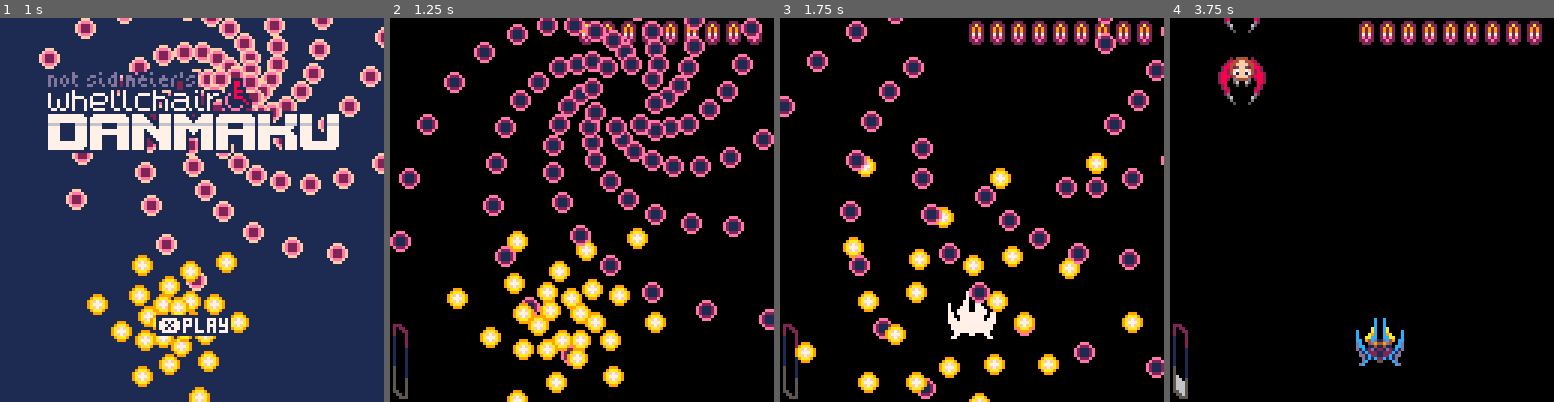
Above: before the commit, frames 1-4 (left to right).
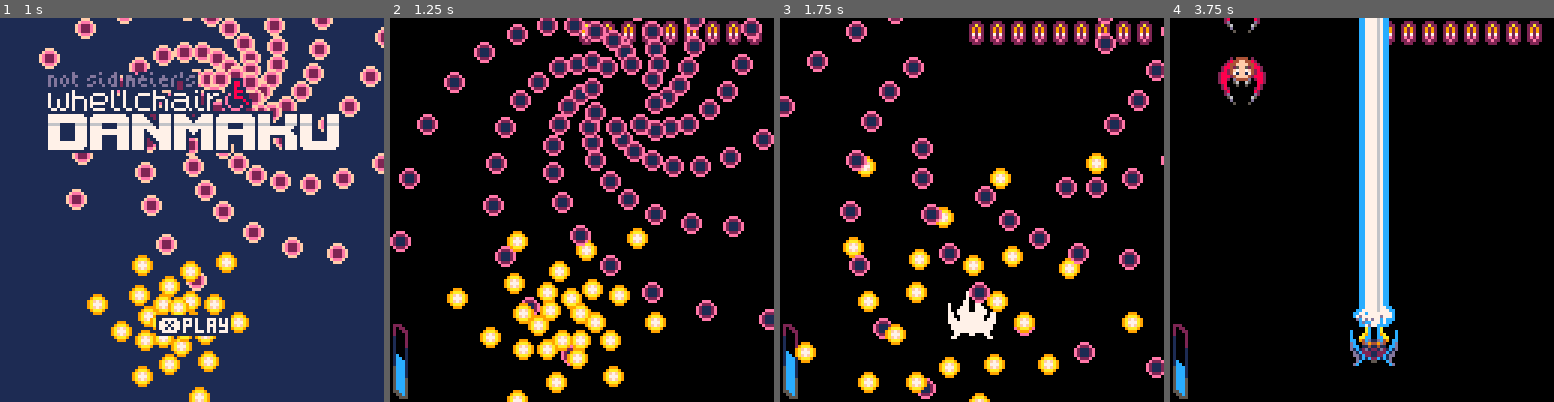
Above: after the commit, the same moments.

Repository: moechofe/pico8-mademoiselle-danmaku
Game: PICO-8 cartridge md.p8
The game is run twice, just before and just after one commit, with the same random seed, the same clock (stepped at 60 frames per second) and the same inputs.
Inputs:
- Up to frame 1 (1 s): tap X (X key) at 0.33 s; tap O (Z key) at 0.7 s
- Up to frame 2 (1.25 s): tap X (X key) at 1.07 s
- Up to frame 3 (1.75 s): hold Right from 1.6 s (still down); tap O (Z key) at 1.7 s
- Up to frame 4 (3.75 s): tap X (X key) at 1.85, 2.97 s; release Right at 2.1 s; tap O (Z key) every 0.4 s from 2.1 to 3.7 s; hold Up 2.15-2.42 s; hold Right 2.47-3.03 s; hold Left 3.08-3.58 s; hold Down from 3.63 s (still down)

Frame 1 is identical in both runs. In frame 2, 0.2% of the frame differs, in the area x 1-4%, y 87-99%; in frame 3, 0.2%; in frame 4, 7.6%, in the area x 1-61%, y 0-99%.

Commit message:
red/black lazer

Diff:
--- a/md.p8
+++ b/md.p8
@@ -4,6 +4,9 @@
 -- mademoiselle danmaku 0.22
 -- martin mauchauffee
 
+-- todo: make hit flash when
+-- increased
+
 -- todo: prevent lazer to
 -- shoot backward
 
@@ -22,9 +25,6 @@
 -- frames
 
 -- todo: check hit multiplier
-
--- todo: try black inside red
--- lazer
 
 -- todo: add a special sound
 -- for red lazer
@@ -205,7 +205,7 @@
 function none()end
 
 -- ============================
--- conductor helpep
+-- conductor helper
 
 function bcount(c)
  local n=max(1,c*(co.sc/1000))
@@ -961,7 +961,7 @@
    end
   end
   extend(i)
-  ui.i=30
+  ui.i=50
  else
   for i=1,3 do ui.c[i]=0 end
   ui.t=0
@@ -1033,7 +1033,7 @@
  ve.z,ve.d,ve.l,ve.s,ve.p,ve.w,
  ve.g
  =0,140,0,0,false,false,0,false,
- false,3,-1,40,false
+ false,3,10,40,false
  lp={}--late postion of vessels
  lp.i=1
  lpa=false--late position active
@@ -1182,10 +1182,6 @@
 	end)
 end
 
-hitrotc=palrot({11,3,12,8,13,2
-,6,5,15,14,10,4,9},{11,12,13,13
-,6,6,15,15,15,10,10,9,9})
-
 anim=false
 function play()
  if ve.a then
@@ -1335,10 +1331,12 @@
   end
  end
  -- draw hit
- if ui.i>0 then ui.i-=1
-  --hitrotc(11)
+ if ui.i>0 then
+  if ui.i>48 then
+   pal(2,7)pal(14,5)pal(4,5)
+  end
+  ui.i-=1
   for i=1,3 do
-   --hitrotc(1)
    spr(64+ui.c[i],-72+i*9,1,1,2)
   end
   spr(76,-36,1,2,2)
@@ -1518,7 +1516,8 @@
   if ve.p>ui.p-3.25 then
    if(la==16)la=25
    ld=1.7
-   pal(7,15)pal(12,8)
+   pal(7,0)pal(12,8)pal(6,2)
+   palt(0,false)
   end
   la=max(16,la-1)
   if hh then
@@ -1529,7 +1528,7 @@
   sspr(48,21,16,3,x-la/2,t+16,la,y-t-24,lh,false)
   sspr(48,24,16,8,x-la/2,y-16,la,8,lh,false)
   if(hh)sspr(48,16,16,8,x-la/2,t+8,la,8,lh,false)
-  pal()
+  pal()palt()
   ve.p=max(-1,ve.p-1)
  else
   power(ve,0.0625)
@@ -1627,7 +1626,7 @@
  if false then le.a=dget(63) end
 end
 
-function _update()end
+--function _update()end
 
 function _draw()
  camera(-64,0)
@@ -1682,21 +1681,21 @@
 00d1c1c2c222c000e0ccddd0ee02ee2000303030030303000ccc7c77d7d7cd00006000000000600000500000000050000200020000200020c222c0001c1c1c10
 00dc00050c2c0000000c0000eeeee200000000300003000000cc7c770ccdc0000000000000000000000000000000000000222000000222000c2c000011111110
 0dc000000000000000000000000000000000300000000300000cccc00d0000000000000000000000000000000000000000000000000000000000000000000000
-002222000022222000222200002222000220022002222200002222002222222000222200002222000022200000000000022222222222222276000670eeee2220
-02000020020000200200002002000020200220022000002002000020200000020200002002000020002022000000000002a92992a92a999277606770eeee2220
-2000000e200000e02000000e2000000e2002200e200000e0200000e02000000e2000000e2000000e002002200000000002992992992999927676767000000000
-2002200e200000e02002200e2002200e2002200e20022e0020022e000222200e2002200e2002200e002000200000000002999992992299227667667080808800
-2002e00e022e00e02002e00e2222e00e2002e00e20020000200200000000200e2002e00e2002e00e0000002000000000027ffff27f227f207606067088808080
-200ee004000e00400222e004000e0004200ee004200eee00200eee000000e004200ee004200ee004000000200050000002ee2ee2ee22ee207600067088808800
-200ee002000e00200000e00200e00020200ee0022000004020000040000e00020200004020000002000000200050000002ee2ee2ee22ee207600067080808000
-e00e400200040020000e000200e00020200e40020e00000220000002000400020200002002000002000000200050000002222222222222200000000000000000
-e00420020002002000e0002000040002e000000200ee4002200e400200200020200e400200ee4002eeeee2000050000000000000000000007600067001111111
-e0022002000200200e000200ee4220020e000002eee42002e004200200200020e0042002eee42002ee02ee200050005000440440440444407600067011cccccc
-4002200200020020e0002000e002200200422002e0022002e002200200200200e0022002e0022002ee002ee0005000500044044044044440760006701c111111
-2002200200020020400222204002200200002002e0022002e002200200200200e0022002e0022002ee02ee20005000500044444044004400760606701c100000
-20000004002000022000000220000004000020024000000440000004002002004000000440000004eeeee2000050005000eeeee0ee00ee00776767701c100000
-02000040002000042000000402000040000020040200004002000040002004000200004002000040ee000000005500500088088088008800077677001c100000
-00224400000244400222244000224400000004400022440000224400000440000022440000224400ee000000000550500088088088008800076067001c100000
+002222000022222000222200002222000220022002222200002222002222222000222200002222000022200000000000022000000002200076000670eeee2220
+020000200200002002000020020000202002200220000020020000202000000202000020020000200020220000000000200200000020020077606770eeee2220
+2000000e200000e02000000e2000000e2002200e200000e0200000e02000000e2000000e2000000e002002200000000020020000224002207676767000000000
+2002200e200000e02002200e2002200e2002200e20022e0020022e000222200e2002200e2002200e00200020000000002002000200e000027667667080808800
+2002e00e022e00e02002e00e2222e00e2002e00e20020000200200000000200e2002e00e2002e00e0000002000000000200e000200e000027606067088808080
+200ee004000e00400222e004000e0004200ee004200eee00200eee000000e004200ee004200ee0040000002000500000200eee202ee002207600067088808800
+200ee002000e00200000e00200e00020200ee0022000004020000040000e0002020000402000000200000020005000002000000200e002007600067080808000
+e00e400200040020000e000200e00020200e40020e000002200000020004000202000020020000020000002000500000e000000e00400e000000000000000000
+e00420020002002000e0002000040002e000000200ee4002200e400200200020200e400200ee4002eeeee20000500000e002200e00200e007600067001111111
+e0022002000200200e000200ee4220020e000002eee42002e004200200200020e0042002eee42002ee02ee2000500050e002200e00200e007600067011cccccc
+4002200200020020e0002000e002200200422002e0022002e002200200200200e0022002e0022002ee002ee0005000504002200400200400760006701c111111
+2002200200020020400222204002200200002002e0022002e002200200200200e0022002e0022002ee02ee20005000502002200200200220760606701c100000
+20000004002000022000000220000004000020024000000440000004002002004000000440000004eeeee200005000502002200200200002776767701c100000
+02000040002000042000000402000040000020040200004002000040002004000200004002000040ee000000005500502004200400420004077677001c100000
+00224400000244400222244000224400000004400022440000224400000440000022440000224400ee000000000550500440044044002440076067001c100000
 0000000000000000000000000000000000000000000000000000000000000000000000000000000000000000000055500000000000000000000000001c100000
 00000000000000000000000000000000000000000000000000000000000000000000000000000000888888888888888888888888888888888888888812288990
 004000000440000004400000044400000404000004440000004400000444000004440000044400000000000000000000000000000000000000000000228899a0
